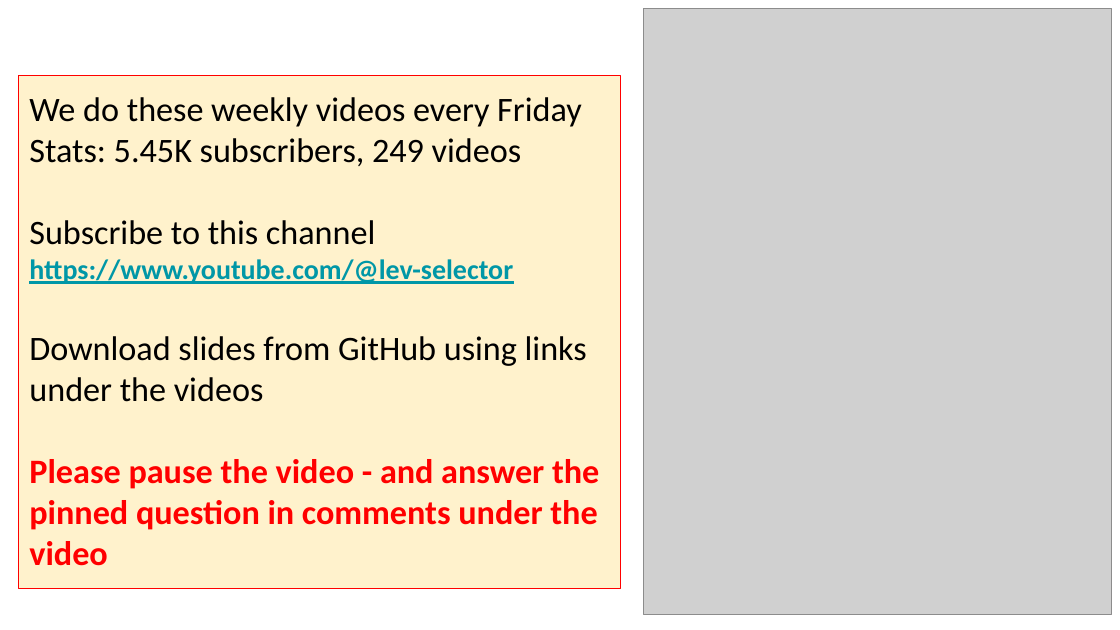
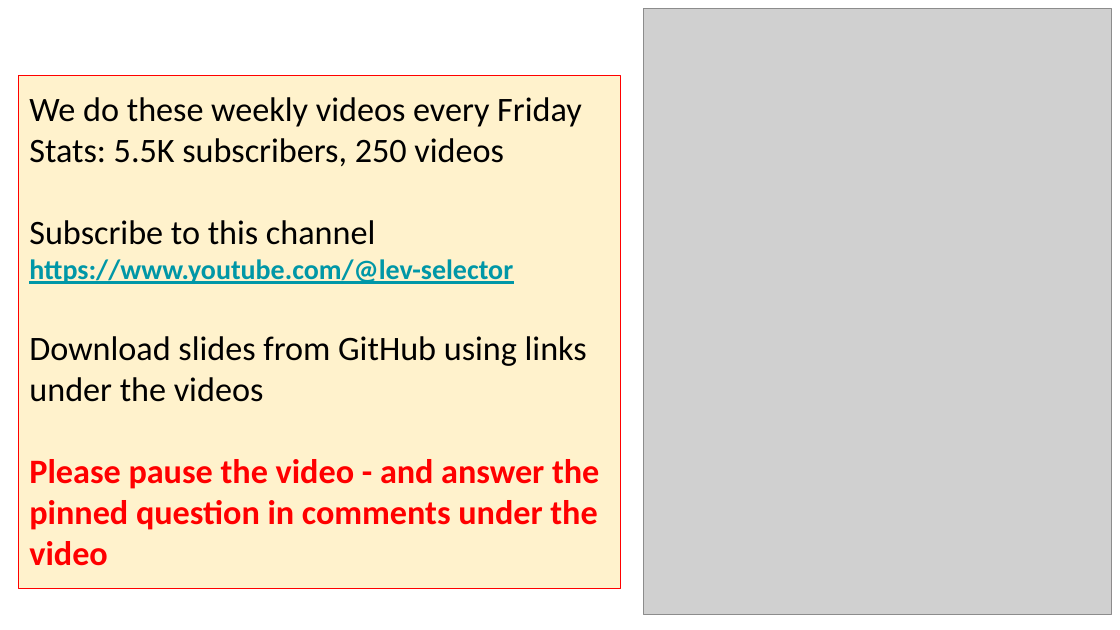
Before and after one commit to lselector/seminar, a slide deck: slide 7 of 2025/2025-10-24-AI-Updates.pptx. Drawn at 1120x630 pixels with LibreOffice and Linux fonts; fonts in the diff are those of the drawing; grey boxes stand for pictures. Boxes give left, top, right and bottom in pixels: in the first picture for what was removed or moved away, otherwise in the second. Text is boxed around its words. In the diff, an @@ line names an element or a change of style, - is before the commit and + after.

```diff
--- a/2025/2025-10-24-AI-Updates.pptx
+++ b/2025/2025-10-24-AI-Updates.pptx
@@ text in rectangle at bbox=[29, 138, 504, 166]: text changed @@
-Stats: 5.45K subscribers, 249 videos
+Stats: 5.5K subscribers, 250 videos
```
Also in this commit, not shown: 3 other slides changed, 3 slides added.
